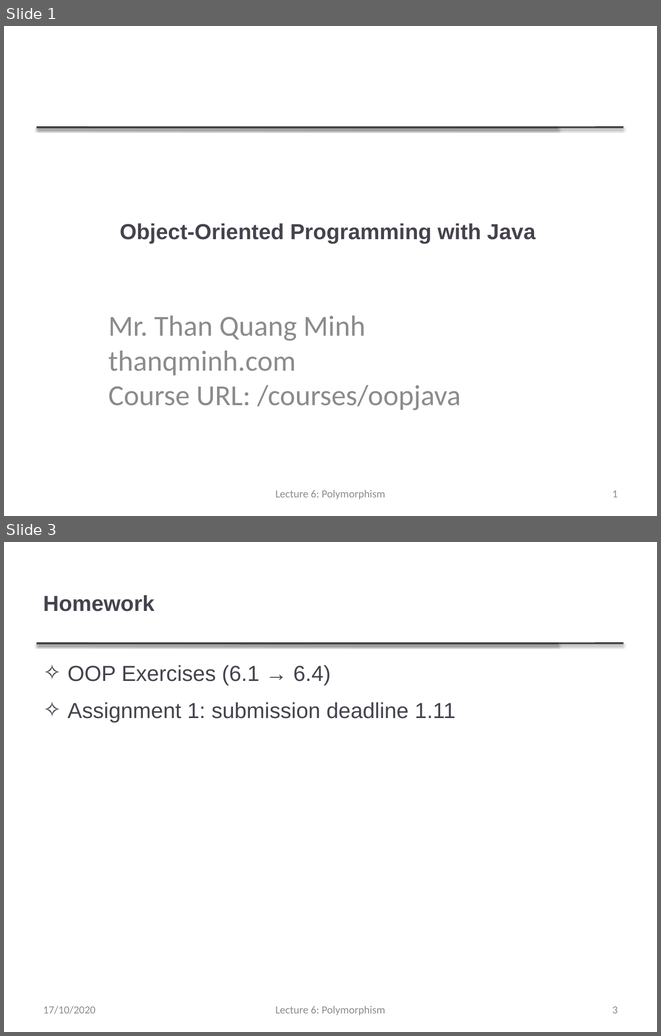
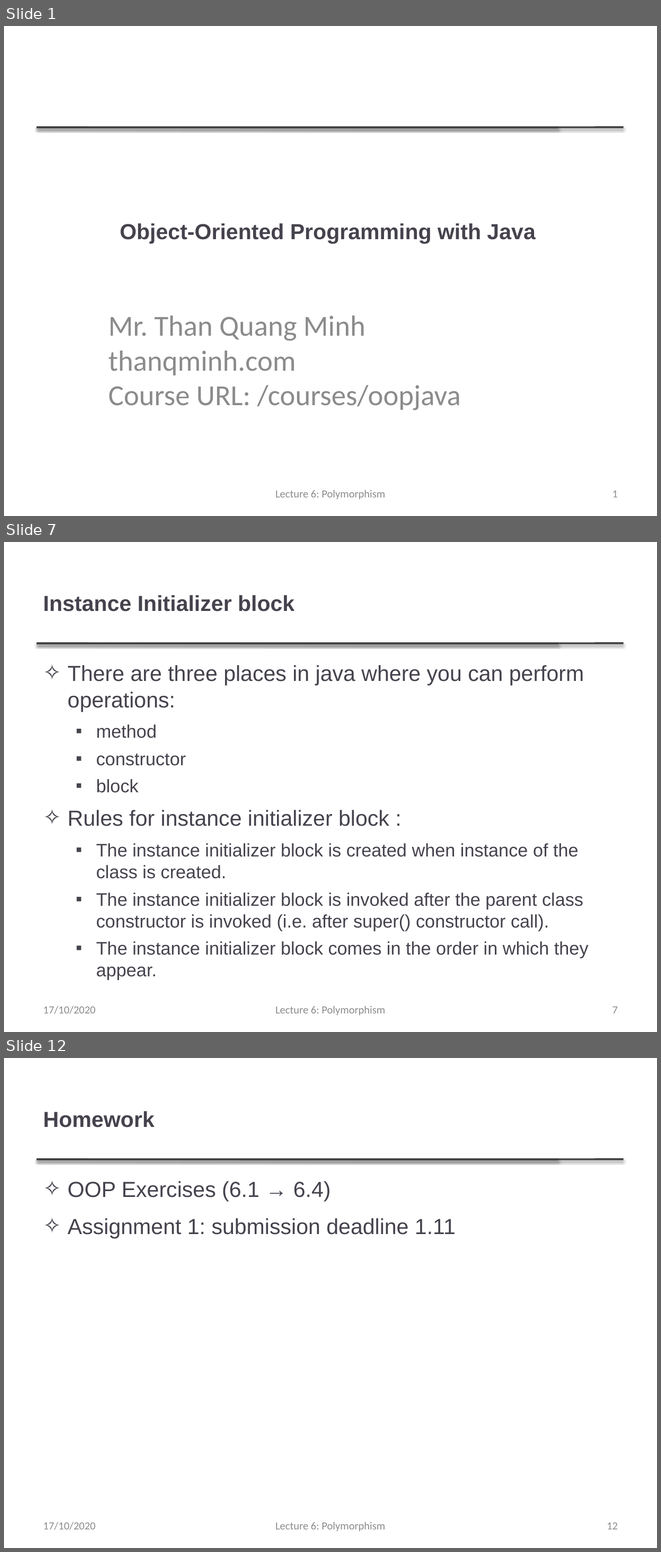
Before and after one commit to thanqminh/thanqminh.github.io, a slide deck: courses/oopjava/lecture5.pptx. Shown one above the other, each under a label of ours: slides 1 and 3 before the commit, slides 1, 7 and 12 after it; the slides between them are not shown. The pictures are 661x1036 and 661x1552 pixels, drawn with LibreOffice and Linux fonts; fonts in the diff are those of the drawing. Boxes give left, top, right and bottom in pixels: in the first picture for what was removed or moved away, otherwise in the second. Text is boxed around its words. In the diff, an @@ line names an element or a change of style, - is before the commit and + after.

```diff
--- a/courses/oopjava/lecture5.pptx
+++ b/courses/oopjava/lecture5.pptx
@@ slide 7 added at [4,542,657,1032], background #FFFFFF; not listed: 2 template elements that a slide beside it also shows @@
@@ title added at [43,595,294,611], 24 pt, text #46424D, bold @@
+Instance Initializer block
@@ text added at [68,665,589,980], 20 pt, text #46424D @@
+✧ There are three places in java where you can perform operations:
+  ▪ method
+  ▪ constructor
+  ▪ block
+✧ Rules for instance initializer block :
+  ▪ The instance initializer block is created when instance of the class is created.
+  ▪ The instance initializer block is invoked after the parent class constructor is invoked (i.e. after super() constructor call).
+  ▪ The instance initializer block comes in the order in which they appear.
@@ text added at [43,1006,96,1014], 12 pt, text #8C8C8C @@
+17/10/2020
@@ text added at [275,1006,385,1015], 12 pt, text #8C8C8C @@
+Lecture 6: Polymorphism
@@ page number added at [612,1006,618,1013], 12 pt, text #8C8C8C @@
+7
@@ what was slide 3 is now slide 12 @@
@@ page number at [607,1522,618,1529]: text changed @@
-3
+12
```
Also in this commit, not shown: 1 slide changed, 8 other slides added.
